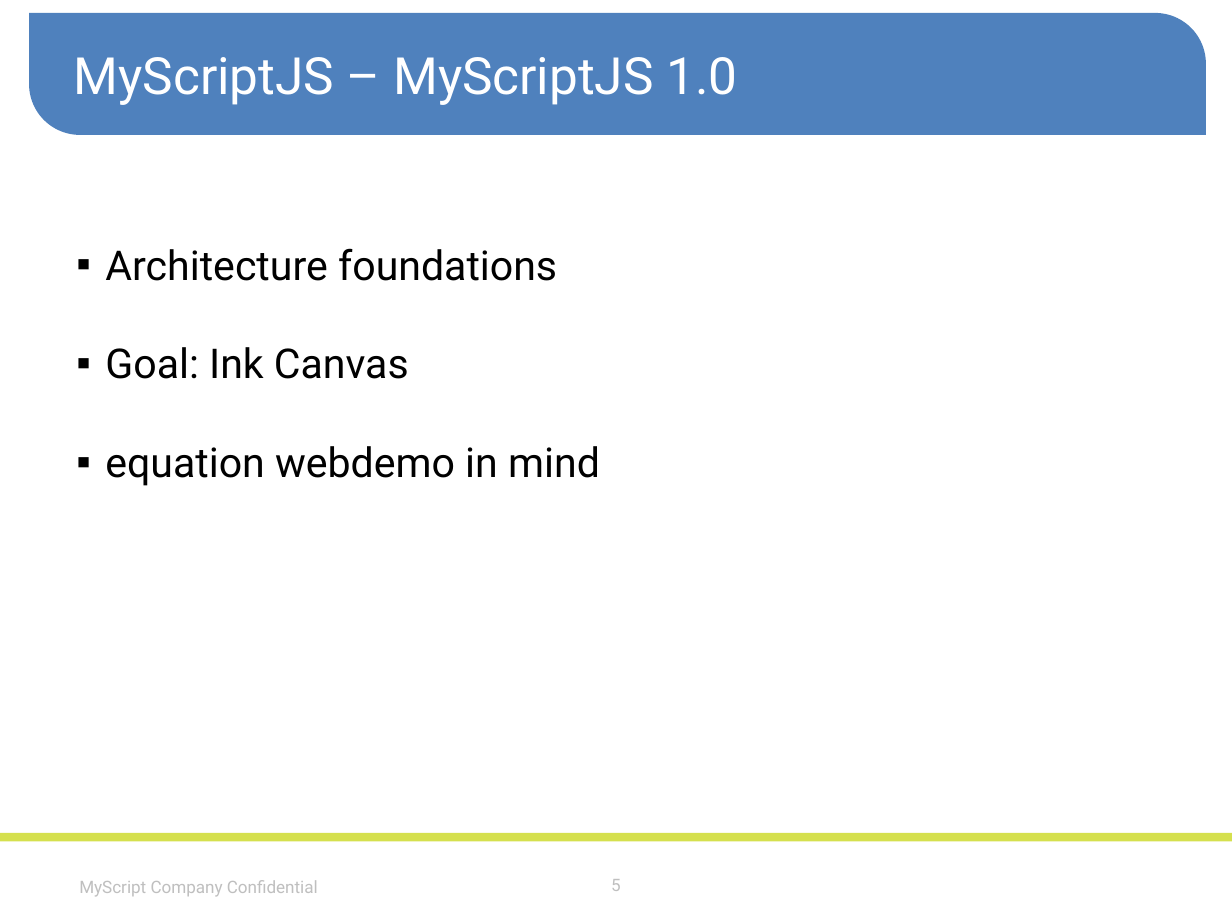
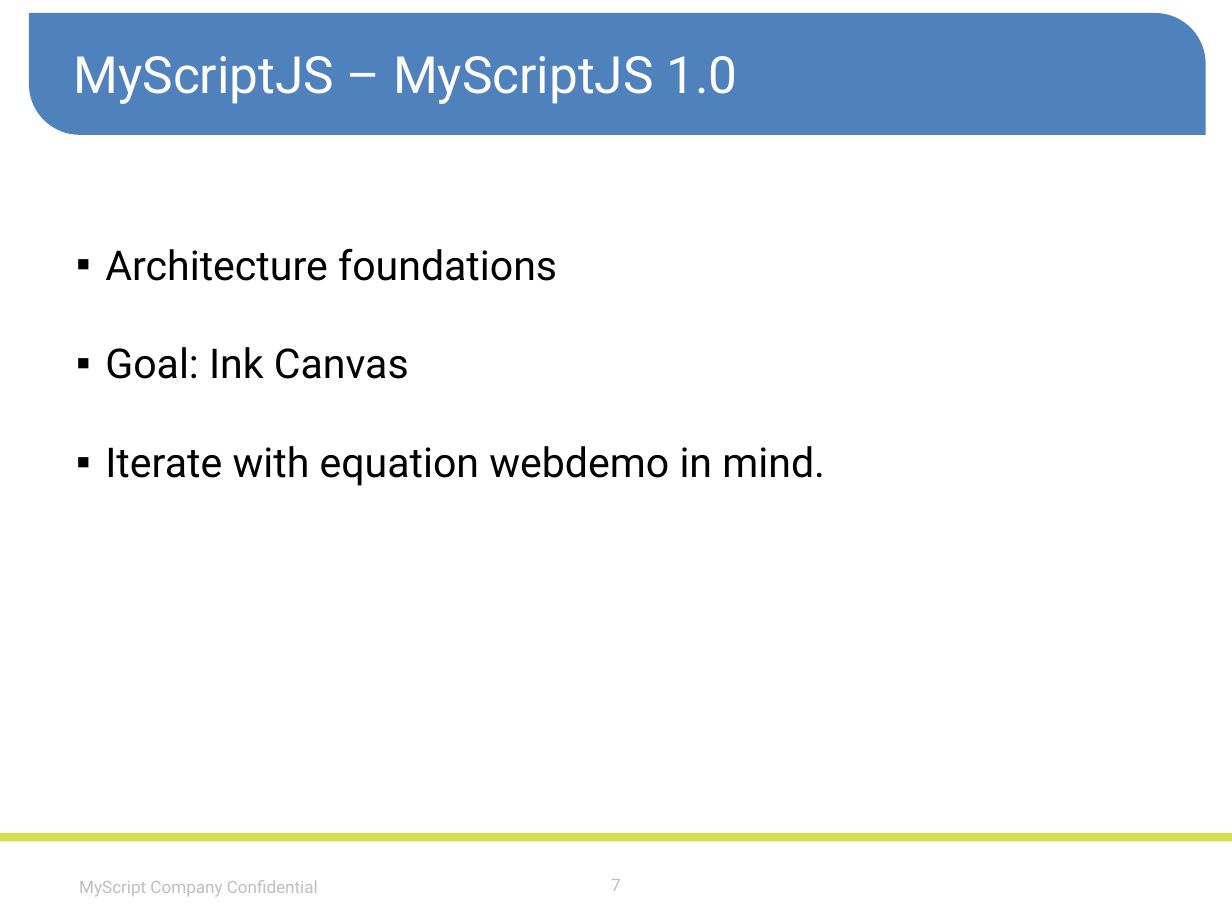
Before and after one commit to MyScript/MyScriptJS, a slide deck: slide 7 of specifications/MyScriptJS.pptm (slide 5 before the commit). Drawn at 1232x924 pixels with LibreOffice and Linux fonts; fonts in the diff are those of the drawing; background and template pictures are left out. Boxes give left, top, right and bottom in pixels: in the first picture for what was removed or moved away, otherwise in the second. Text is boxed around its words. In the diff, an @@ line names an element or a change of style, - is before the commit and + after.

```diff
--- a/specifications/MyScriptJS.pptm
+++ b/specifications/MyScriptJS.pptm
@@ text at [105, 446, 825, 486]: text changed @@
-▪ equation webdemo in mind
+▪ Iterate with equation webdemo in mind.
@@ page number at [611, 879, 621, 891]: text changed @@
-5
+7
```
Also in this commit, not shown: 3 other slides changed, 2 slides added, 6 other files.
